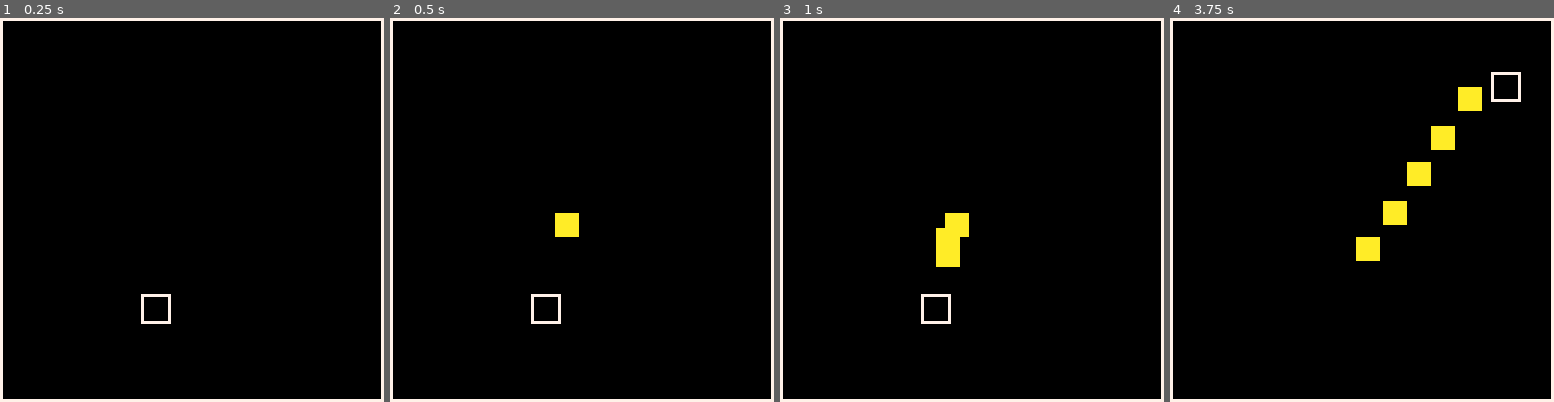
Above: before the commit, frames 1-4 (left to right).
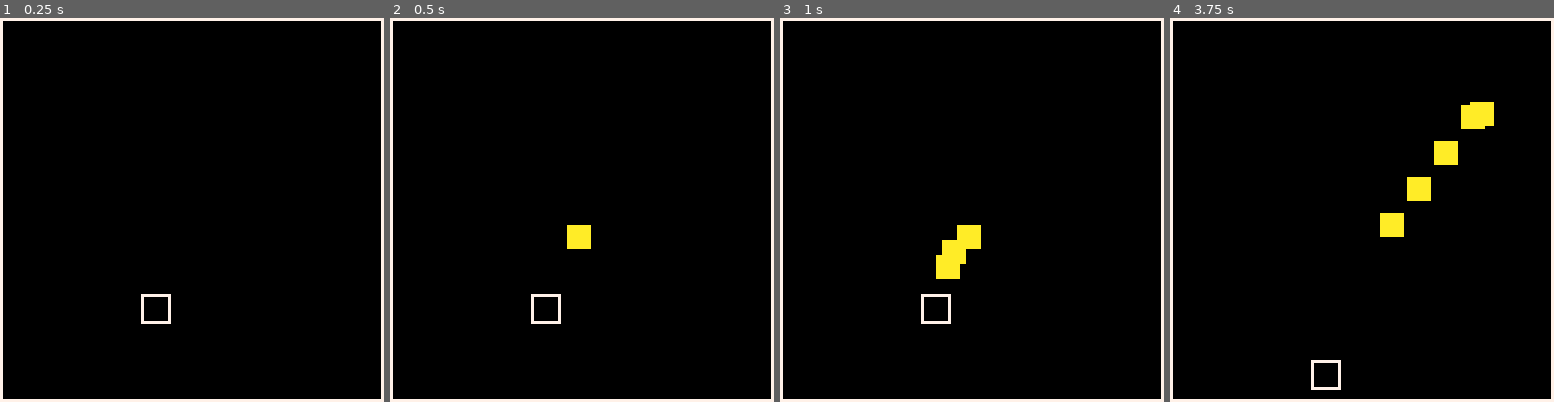
Above: after the commit, the same moments.

Repository: shen-sat/qix
Game: PICO-8 cartridge qix.p8
Same seed, same stepped clock (60 frames per second), same inputs: the game is played once before the commit and once after it.
Inputs:
- Up to frame 1 (0.25 s): no input
- Up to frame 2 (0.5 s): no input
- Up to frame 3 (1 s): no input
- Up to frame 4 (3.75 s): no input

Frame 1 is identical in both runs. In frame 2, 0.6% of the frame differs, in the area x 42-53%, y 50-61%; in frame 3, 1.0%; in frame 4, 3.0%, in the area x 36-92%, y 14-97%.

Commit message:
Refactor to use top-left of every object to calculate everything

Diff:
--- a/qix.p8
+++ b/qix.p8
@@ -38,14 +38,14 @@
      foreach(self.move_history,self.draw_step)
     end,
     draw_step = function(step)
-     spr(step.sprite, step.x - step.width/2, step.y - step.height/2)
+     spr(step.sprite, step.x, step.y)
     end,
     destination_reached = function(self)
-      local left = self.destination.x
-      local top = self.destination.y
-      local width = self.destination.width
-      local height = self.destination.height
-      return point_in_rect(self.x,self.y,left,top,width,height)
+      -- local left = self.destination.x
+      -- local top = self.destination.y
+      -- local width = self.destination.width
+      -- local height = self.destination.height
+      return point_in_rect(self,self.destination)
     end,
     generate_destination = function(self)
       self.destination.x = flr(rnd(108) + 10)
@@ -63,10 +63,10 @@
       if self:destination_reached() then
         self:generate_destination()
       else
-        if self.x >= (self.destination.x + self.destination.width) then self.x -= self.x_speed end
-        if self.x <= self.destination.x then self.x += self.x_speed end
-        if self.y >= (self.destination.y + self.destination.height) then self.y -= self.y_speed end
-        if self.y <= self.destination.y then self.y += self.y_speed end
+        if (self.x + self.width/2) >= (self.destination.x + self.destination.width) then self.x -= self.x_speed end
+        if (self.x + self.width/2) <= self.destination.x then self.x += self.x_speed end
+        if (self.y + self.height/2) >= (self.destination.y + self.destination.height) then self.y -= self.y_speed end
+        if (self.y + self.height/2) <= self.destination.y then self.y += self.y_speed end
       end
     end,
     manage_move_history = function(self)
@@ -99,7 +99,14 @@
 
 end
 
-function point_in_rect(x,y,left,top,width,height)
+function point_in_rect(point_obj, rect_obj)
+  -- x,y,left,top,width,height
+  local x = point_obj.x + (point_obj.width/2)
+  local y = point_obj.y + (point_obj.height/2)
+  local left = rect_obj.x
+  local top = rect_obj.y
+  local width = rect_obj.width
+  local height = rect_obj.height
   return x > left and x < (left + width) and y > top and y < (top + height)
 end
 
